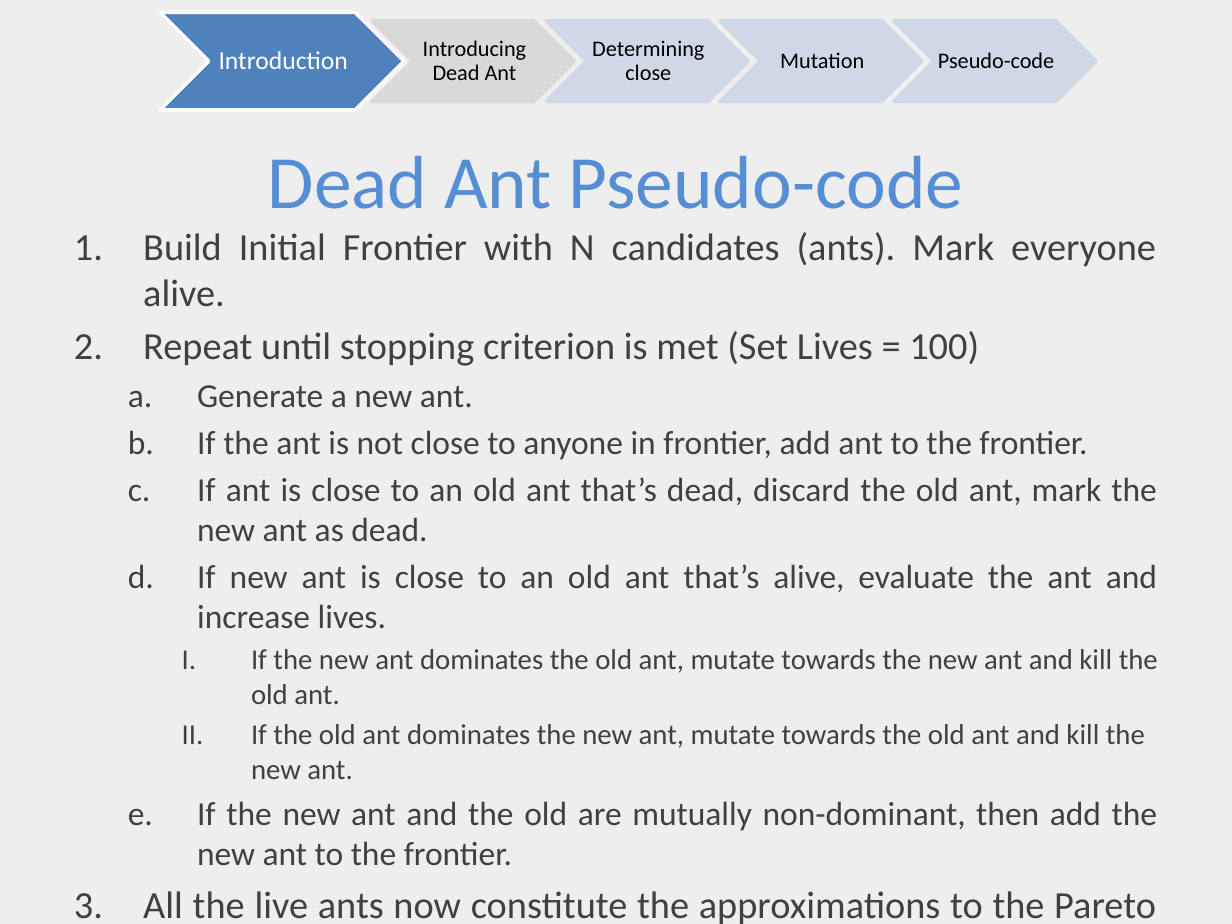
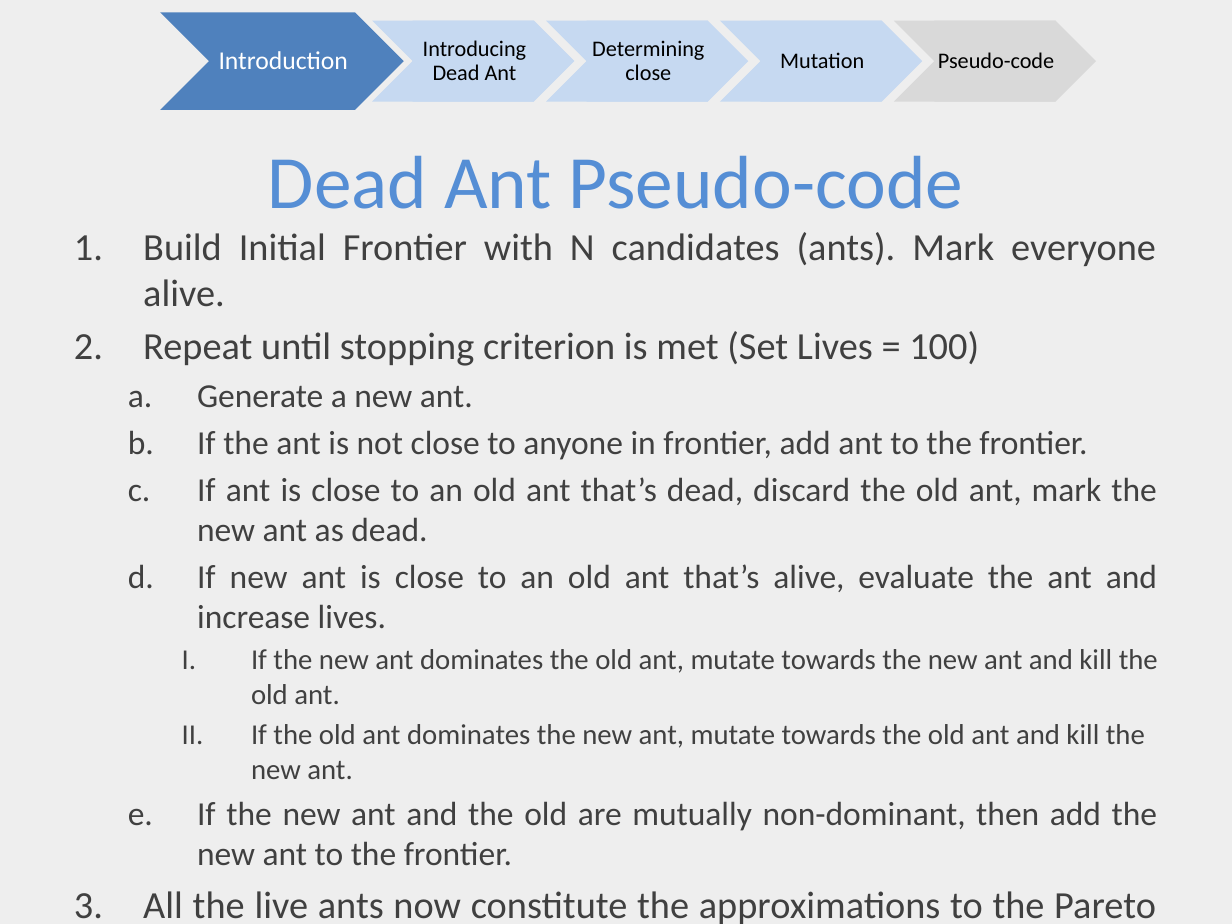
Before and after one commit to ai-se/Rahul, a slide deck: slide 6 of DEADANT/deadAnt.pptx. Drawn at 1232x924 pixels with LibreOffice and Linux fonts; fonts in the diff are those of the drawing. Boxes give left, top, right and bottom in pixels: in the first picture for what was removed or moved away, otherwise in the second. Text is boxed around its words. In the diff, an @@ line names an element or a change of style, - is before the commit and + after.

```diff
--- a/DEADANT/deadAnt.pptx
+++ b/DEADANT/deadAnt.pptx
@@ chevron at (x1=160, y1=12, x2=404, y2=110): outline #FFFFFF 2 pt to none @@
@@ chevron at (x1=372, y1=21, x2=574, y2=102): fill #D9D9D9 to #C6D9F1; outline #D9D9D9 2 pt to none @@
@@ rectangle "Introducing Dead Ant" at (x1=413, y1=21, x2=533, y2=102): fill #D9D9D9 to #C6D9F1; outline #D9D9D9 0.75 pt to none @@
@@ chevron at (x1=546, y1=21, x2=748, y2=102): fill #D0D8E8 at 90% opacity to #C6D9F1; outline #D0D8E8 2 pt to none @@
@@ rectangle "Determining close" at (x1=586, y1=21, x2=707, y2=102): fill none to #C6D9F1 @@
@@ chevron at (x1=719, y1=21, x2=922, y2=102): fill #D0D8E8 at 90% opacity to #C6D9F1; outline #D0D8E8 2 pt to none @@
@@ rectangle "Mutation" at (x1=760, y1=21, x2=881, y2=102): fill none to #C6D9F1 @@
@@ chevron at (x1=894, y1=21, x2=1096, y2=102): fill #D0D8E8 at 90% opacity to #D9D9D9; outline #D0D8E8 2 pt to none @@
@@ 3 rectangles moved together from (x1=592, y1=40, x2=1054, y2=80) to (x1=586, y1=21, x2=1055, y2=102) @@
@@ rectangle "Pseudo-code" at (x1=934, y1=21, x2=1055, y2=102): fill none to #D9D9D9 @@
```
Also in this commit, not shown: 3 other slides changed.
